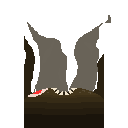
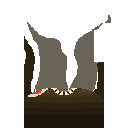
Two versions of the same layered image (128x128). Layer-by-layer changes:
painted on "Layer 4" over [94, 29, 104, 62]
